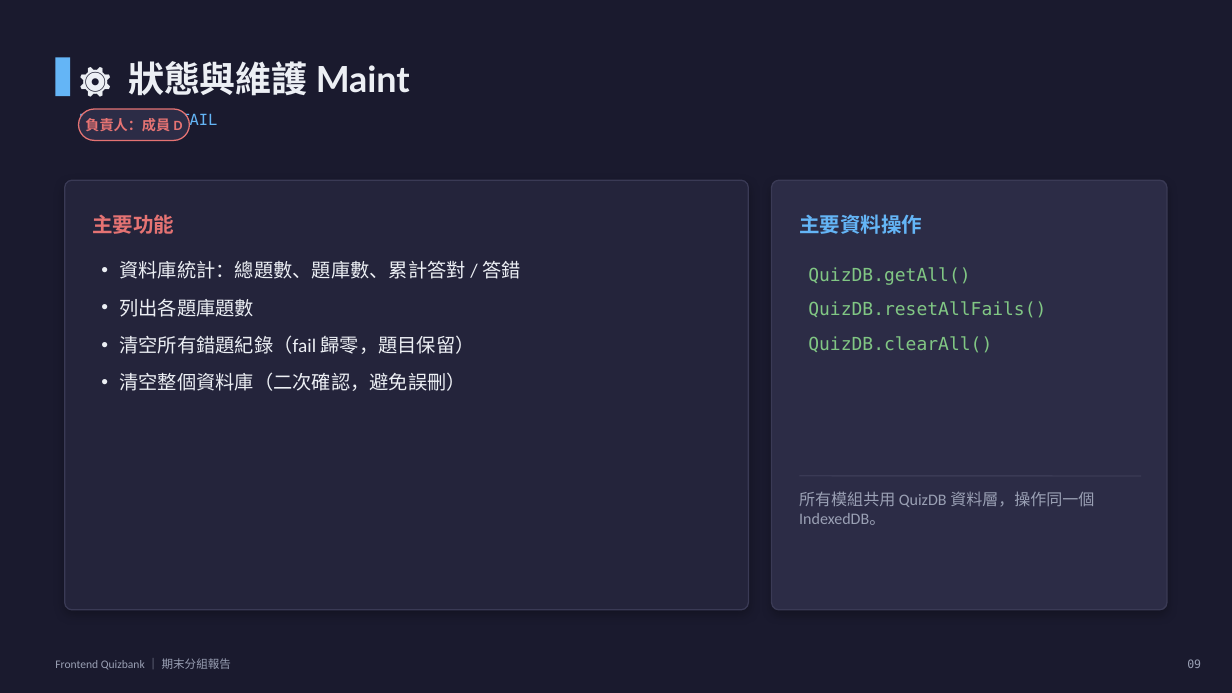
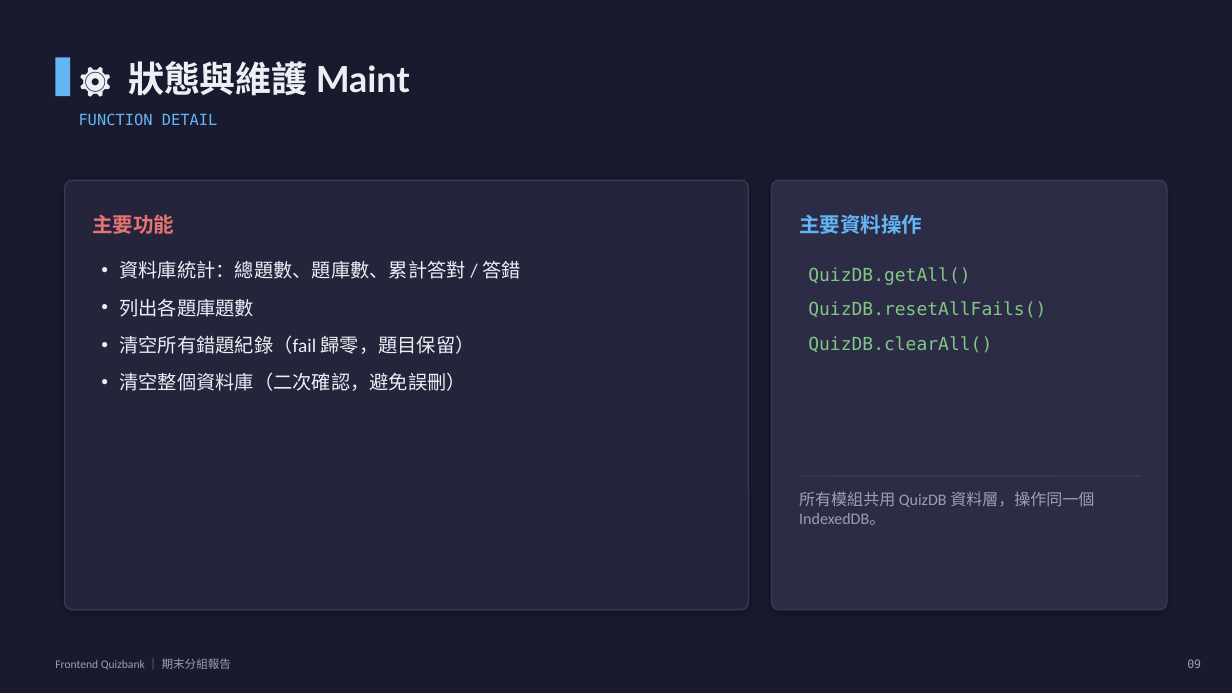
Before and after one commit to chuan13/frontend-quizbank, a slide deck: slide 9 of docs/期末報告_FrontendQuizbank.pptx. Drawn at 1232x693 pixels with LibreOffice and Linux fonts; fonts in the diff are those of the drawing. Boxes give left, top, right and bottom in pixels: in the first picture for what was removed or moved away, otherwise in the second. Text is boxed around its words. In the diff, an @@ line names an element or a change of style, - is before the commit and + after.

```diff
--- a/docs/期末報告_FrontendQuizbank.pptx
+++ b/docs/期末報告_FrontendQuizbank.pptx
@@ rounded rectangle removed at box(79, 109, 189, 140) @@
@@ text removed at box(85, 118, 183, 131) @@
-負責人：成員 D
```
Also in this commit, not shown: 7 other slides changed, 1 slide removed, 5 other files.
